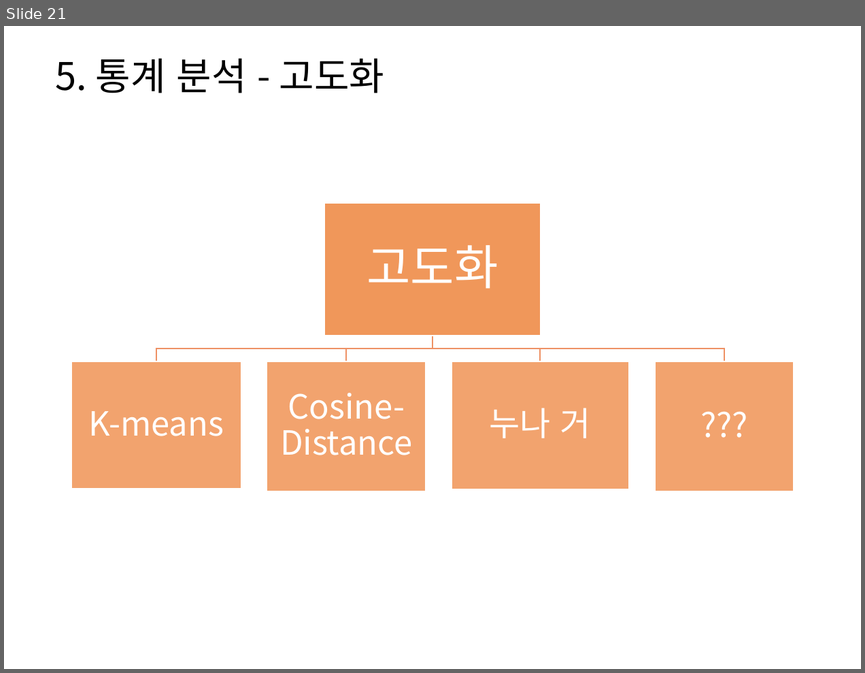
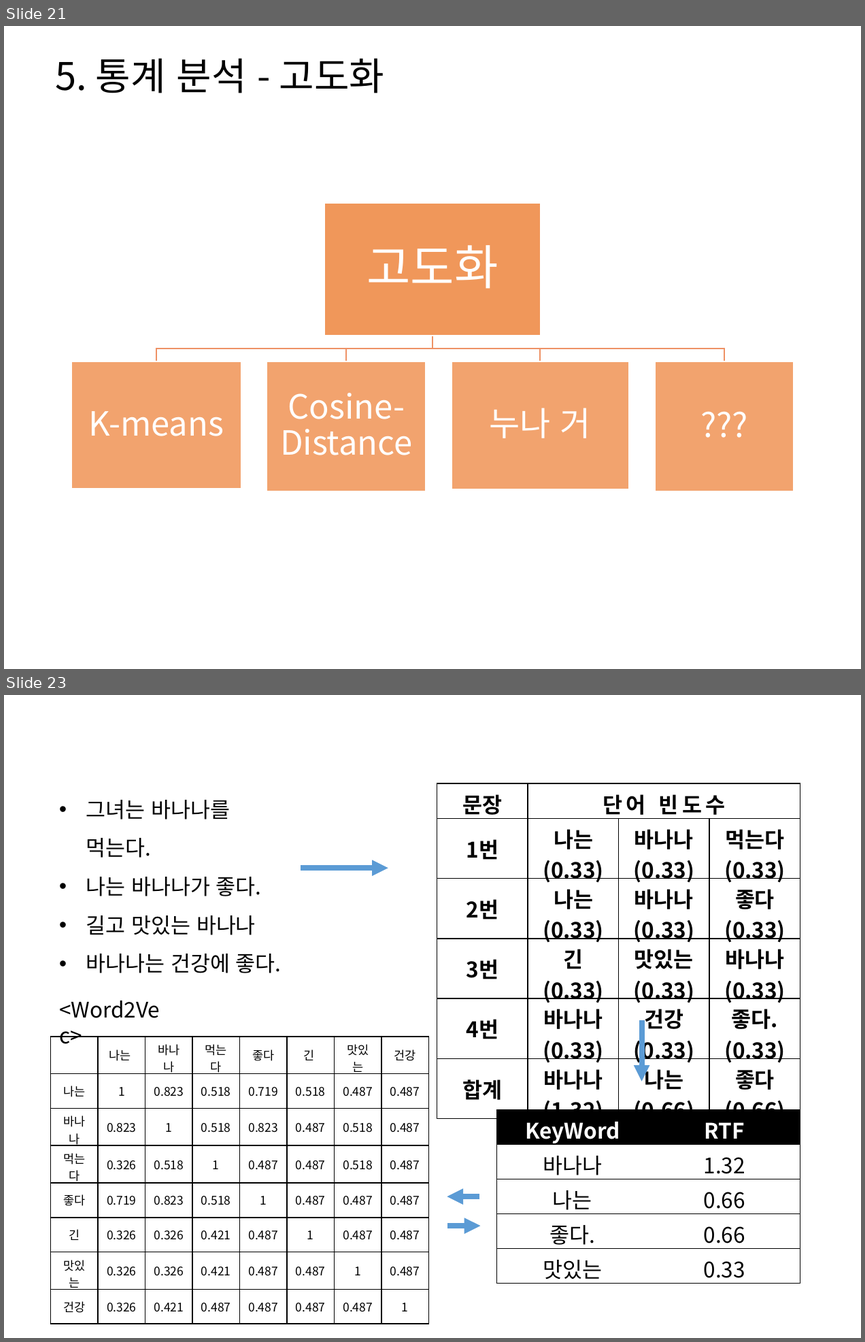
Before and after one commit to HaYongdae/issuewhatshow, a slide deck: doc/최종 PPT.pptx. Shown one above the other, each under a label of ours: slide 21 before the commit, slides 21 and 23 after it; the slides between them are not shown. The pictures are 865x673 and 865x1342 pixels, drawn with LibreOffice and Linux fonts; fonts in the diff are those of the drawing. Boxes give left, top, right and bottom in pixels: in the first picture for what was removed or moved away, otherwise in the second. Text is boxed around its words. In the diff, an @@ line names an element or a change of style, - is before the commit and + after.

```diff
--- a/doc/최종 PPT.pptx
+++ b/doc/최종 PPT.pptx
@@ slide 23 added at bbox=[4, 695, 861, 1338], background #FFFFFF @@
@@ table added at bbox=[436, 783, 800, 1127], 6 rows, 4 columns @@
+문장 | 단어 빈도수 |  | 
+1번 | 나는(0.33) | 바나나(0.33) | 먹는다(0.33)
+2번 | 나는(0.33) | 바나나(0.33) | 좋다(0.33)
+3번 | 긴(0.33) | 맛있는(0.33) | 바나나(0.33)
+4번 | 바나나(0.33) | 건강(0.33) | 좋다.(0.33)
+합계 | 바나나(1.32) | 나는(0.66) | 좋다(0.66)
@@ text added at bbox=[86, 800, 281, 973], 18 pt, text #000000 @@
+• 그녀는 바나나를 먹는다.
+• 나는 바나나가 좋다.
+• 길고 맛있는 바나나
+• 바나나는 건강에 좋다.
@@ arrow added from (300, 868) to (388, 868), #5B9BD5 4.5 pt @@
@@ text added at bbox=[51, 992, 178, 1027], 18 pt, text #000000 @@
+<Word2Vec>
@@ arrow added from (641, 1021) to (641, 1081), #5B9BD5 4.5 pt @@
@@ table added at bbox=[51, 1036, 428, 1315], 8 rows, 8 columns @@
+ | 나는 | 바나나 | 먹는다 | 좋다 | 긴 | 맛있는 | 건강
+나는 | 1 | 0.823 | 0.518 | 0.719 | 0.518 | 0.487 | 0.487
+바나나 | 0.823 | 1 | 0.518 | 0.823 | 0.487 | 0.518 | 0.487
+먹는다 | 0.326 | 0.518 | 1 | 0.487 | 0.487 | 0.518 | 0.487
+좋다 | 0.719 | 0.823 | 0.518 | 1 | 0.487 | 0.487 | 0.487
+긴 | 0.326 | 0.326 | 0.421 | 0.487 | 1 | 0.487 | 0.487
+맛있는 | 0.326 | 0.326 | 0.421 | 0.487 | 0.487 | 1 | 0.487
+건강 | 0.326 | 0.421 | 0.487 | 0.487 | 0.487 | 0.487 | 1
@@ table added at bbox=[496, 1110, 800, 1286], 5 rows, 2 columns @@
+KeyWord | RTF
+바나나 | 1.32
+나는 | 0.66
+좋다. | 0.66
+맛있는 | 0.33
@@ arrow added from (479, 1196) to (447, 1196), #5B9BD5 4.5 pt @@
@@ arrow added from (448, 1225) to (481, 1225), #5B9BD5 4.5 pt @@
```
Also in this commit, not shown: 8 slides changed, 9 other slides added, 4 slides removed.
